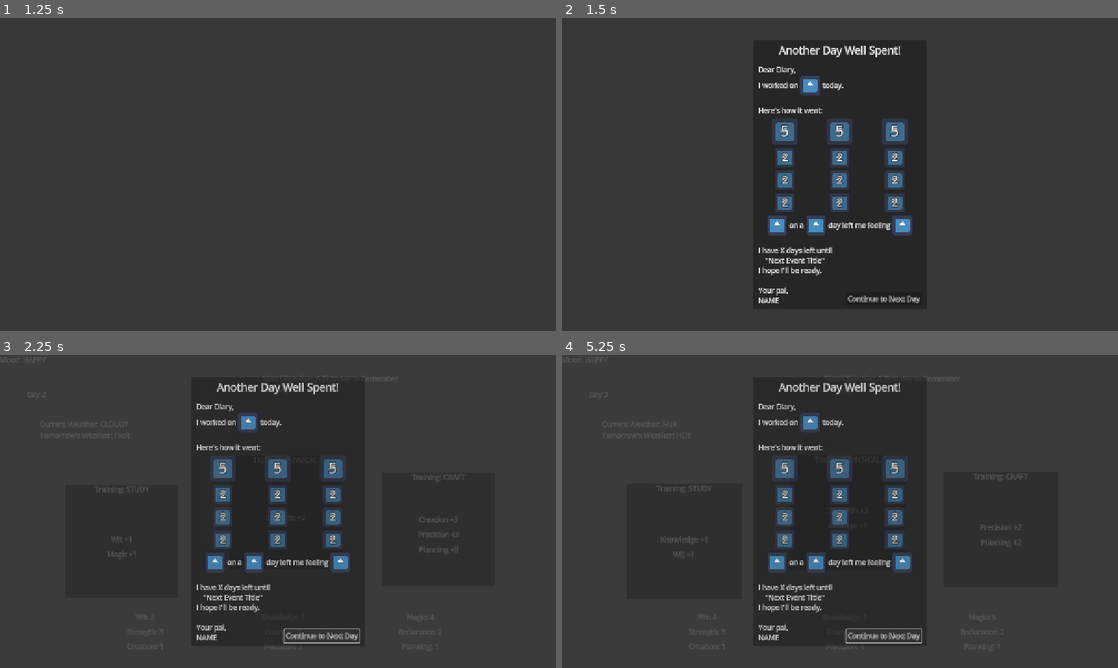
Above: before the commit, frames 1-4 (two rows, left to right).
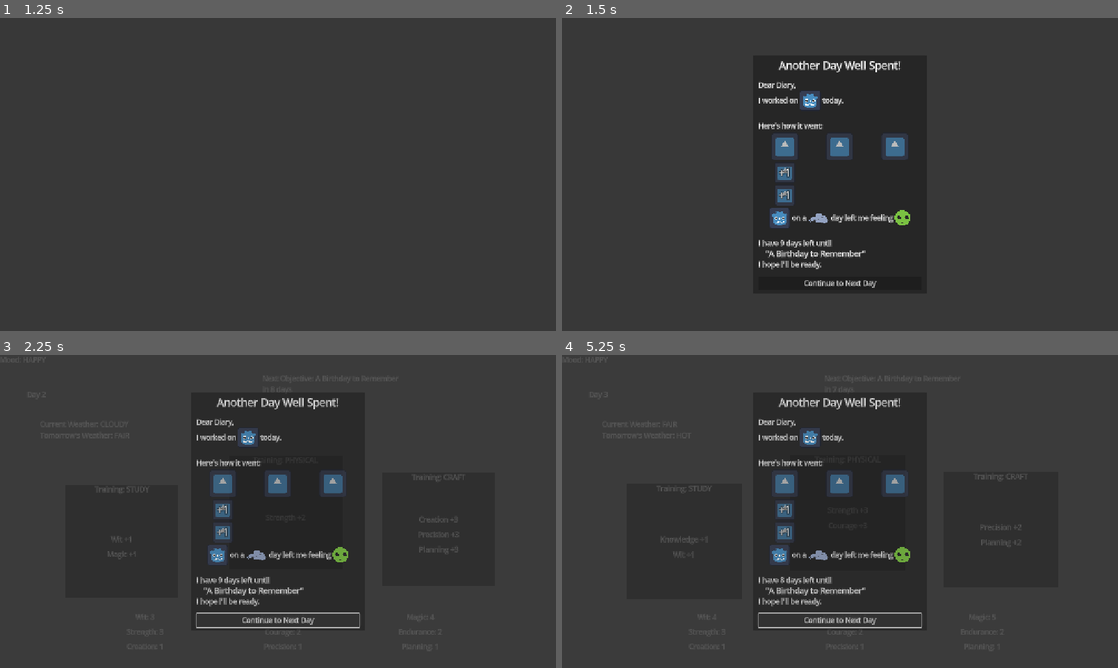
Above: after the commit, the same moments.

Repository: SamBumgardner/ld-58-game
Game: Godot game, scene res://src/gameplay/gameplay.tscn
The game is run twice, just before and just after one commit, with the same random seed, the same clock (stepped at 60 frames per second) and the same inputs. The engine's default icon, where the game draws it, is replaced by a stand-in: a white triangle on a blue panel in a dark square.
Inputs (mouse positions are in pixels of both pictures, inside the frame that each line leads up to):
- Up to frame 1 (1.25 s): click (122, 205) at 0.52 s
- Up to frame 2 (1.5 s): no input
- Up to frame 3 (2.25 s): click "Continue to Next Day" at 2 s
- Up to frame 4 (5.25 s): click "Continue to Next Day" at 2.75 s; click (684, 542) at 3.52 s; click "Continue to Next Day" at 5 s

Frame 1 is identical in both runs. In frame 2, 7.1% of the frame differs, in the area x 35-65%, y 8-92%; in frame 3, 7.1%; in frame 4, 7.1%.

Commit message:
Add: populate data in endDaySummary screen

Diff:
--- a/game/src/gameplay/gameplay.gd
+++ b/game/src/gameplay/gameplay.gd
@@ -47,8 +47,9 @@
 var lastOutcome: MajorOutcome;
 
 var receivedTransitionData: TransitionData;
-@export
-var isStartingScene: bool = false;
+@export var isStartingScene: bool = false;
+# skip end of day journal entry, could have other speed-up effects too.
+@export var turboMode: bool = false;
 
 
 #region scene transition
@@ -91,7 +92,8 @@
     var newStart: bool = transitionData.initialSetupData != null;
 
     # Initialize player with starting stats from transitionData
-    player.initalize(transitionData.playerData.job, transitionData.playerData.stats);
+    player.initalize(transitionData.playerData.job, transitionData.playerData.stats,
+        transitionData.playerData.character_name);
 
     if newStart:
         print_debug("determined that we're starting a fresh game");
@@ -123,7 +125,10 @@
     print_debug("activity confirmed");
     # starts fade-out, triggers next steps
     process_mode = Node.PROCESS_MODE_DISABLED;
-    $AnimationPlayer.play("end_of_day_fadeout");
+    if not turboMode:
+        $AnimationPlayer.play("end_of_day_fadeout");
+    else:
+        _applyResultsOfActivity();
 
 func _applyResultsOfActivity() -> void:
     print_debug("applying results of activity");
@@ -135,18 +140,23 @@
 
 func _onSetUpNewDay() -> void:
     print_debug("setting up new day");
+    var previousWeather: Weather.Types = dayManager.weather;
     if dayCount != 0: # don't want to these steps if we're starting a fresh play
         var newDay = nextDayGenerator.getNextDay(dayManager.weather, dayManager.forecast, selectedActivity);
         newDay = dayManager.applyNewDay(newDay);
+        endDaySummary.setValues(selectedActivity.statType, enhancedActivities[selectedActivityIndex].enhancedIncreases,
+            previousWeather, dayManager.mood, daysTillMajorEvent, nextMajorEvent.title, player.characterName);
 
     activityOptions = ActivityGenerator.generateActivities(dayManager.getCurrentDay(), player);
     enhancedActivities = _createActivityEnhancements(activityOptions, dayManager.getCurrentDay(), player)
     activitiesChanged.emit(enhancedActivities);
 
+    # load data onto endOfDay screen
+
     dayCount += 1;
     daysTillMajorEvent -= 1
 
-    if dayCount == 1:
+    if dayCount == 1 or turboMode:
         _onNewDayFadeIn();
 
 func _onNewDayFadeIn() -> void:
@@ -159,6 +169,7 @@
     else:
         process_mode = Node.PROCESS_MODE_INHERIT;
 
+# NOTE: Not currently in use
 func _onEventCompleted(_selectionIndex: int) -> void:
     print_debug("event is completed");
     # Apply results of event
--- a/game/src/gameplay/hud/end_day_summary.gd
+++ b/game/src/gameplay/hud/end_day_summary.gd
@@ -9,19 +9,16 @@
 Here's how it went:"
 
 # Activity Stat, Weather, New Mood, DaysRemaining, NextEventTitle, CharacterName
-const CONCLUSION = "[center][img=48]%s[/img] on a [img=48]%s[/img] day left me feeling [img=48]%s[/img][/center]
+const CONCLUSION = "[center][img=48]%s[/img] on a [img=48]%s[/img] day left me feeling [img=36]%s[/img][/center]
 
 I have %d days left until
-[indent]\"%s\"[/indent]
-I hope I'll be ready.
-
-Your pal,
-%s"
+[indent][font_size=18]\"%s\"[/font_size][/indent]
+I hope I'll be ready."
 
 @onready var preamble: RichTextLabel = $%Preamble;
 @onready var conclusion: RichTextLabel = $%Conclusion;
 @onready var statChangeDisplays: Array[Node] = $%StatChanges.get_children();
-@onready var closeButton: Button = $MarginContainer/Button
+@onready var closeButton: Button = $MarginContainer/VBoxContainer/Button
 
 func _ready():
     closeButton.pressed.connect(endOfDaySummaryClosed.emit);
@@ -35,9 +32,8 @@
         Weather.WeatherIconPaths[currentWeather],
         Mood.MoodIconPaths[nextMood],
         daysRemaining,
-        nextEventTitle,
-        playerName
+        nextEventTitle
     ]
 
     for statCategoryRequirement: StatCategoryRequirements in statChangeDisplays:
-        statCategoryRequirement.displayChanges(statChanges);
+        statCategoryRequirement.displayChanges(statChanges, true);
--- a/game/src/gameplay/hud/end_day_summary.tscn
+++ b/game/src/gameplay/hud/end_day_summary.tscn
@@ -54,27 +54,29 @@
 
 [node name="StatCategoryRequirements2" parent="MarginContainer/VBoxContainer/StatChanges" instance=ExtResource("1_4aoew")]
 layout_mode = 2
+statCategory = 1
 
 [node name="StatCategoryRequirements3" parent="MarginContainer/VBoxContainer/StatChanges" instance=ExtResource("1_4aoew")]
 layout_mode = 2
+statCategory = 2
 
 [node name="Conclusion" type="RichTextLabel" parent="MarginContainer/VBoxContainer"]
 unique_name_in_owner = true
 layout_mode = 2
 bbcode_enabled = true
-text = "[center][img=48]uid://b1mlvk6tg1i1x[/img] on a [img=48]uid://b1mlvk6tg1i1x[/img] day left me feeling [img=48]uid://b1mlvk6tg1i1x[/img][/center]
+text = "[center][img=48]uid://b1mlvk6tg1i1x[/img] on a [img=48]uid://b1mlvk6tg1i1x[/img] day left me feeling [img=36]uid://b1mlvk6tg1i1x[/img][/center]
 
 I have X days left until
 [indent]\"Next Event Title\"[/indent]
-I hope I'll be ready.
-
-Your pal,
-NAME"
+I hope I'll be ready."
 fit_content = true
 autowrap_mode = 0
 
-[node name="Button" type="Button" parent="MarginContainer"]
+[node name="MarginContainer2" type="MarginContainer" parent="MarginContainer/VBoxContainer"]
+custom_minimum_size = Vector2(0, 8)
 layout_mode = 2
-size_flags_horizontal = 8
+
+[node name="Button" type="Button" parent="MarginContainer/VBoxContainer"]
+layout_mode = 2
 size_flags_vertical = 8
 text = "Continue to Next Day"
--- a/game/src/gameplay/hud/events/event_outcome_display.tscn
+++ b/game/src/gameplay/hud/events/event_outcome_display.tscn
@@ -7,7 +7,7 @@
 
 [node name="EventOutcomeDisplay" type="PanelContainer"]
 custom_minimum_size = Vector2(797, 0)
-anchors_preset = -1
+anchors_preset = 8
 anchor_left = 0.5
 anchor_top = 0.5
 anchor_right = 0.5
--- a/game/src/gameplay/hud/events/stat_category_requirements.gd
+++ b/game/src/gameplay/hud/events/stat_category_requirements.gd
@@ -31,11 +31,11 @@
         else:
             minorStatIcons[i].hide();
 
-func displayChanges(statChanges: Array[StatIncrease]):
+func displayChanges(statChanges: Array[StatIncrease], majorAlwaysVisible: bool = false):
     # todo: set major stat icon
     var filteredMinorStatChanges := statChanges.filter(func(x): return x.statType == statCategory);
     majorStatThreshold.hide();
-    majorStatIcon.visible = not filteredMinorStatChanges.is_empty();
+    majorStatIcon.visible = not filteredMinorStatChanges.is_empty() or majorAlwaysVisible;
 
     for i in minorStatLabels.size():
         if i < filteredMinorStatChanges.size():
--- a/game/src/player/player.gd
+++ b/game/src/player/player.gd
@@ -4,11 +4,14 @@
 
 var job: Job.Types
 var stats: PlayerStats
+var characterName: String
 
-func initalize(_job: Job.Types = Job.Types.HERO, statsArray: Array[Array] = []):
+func initalize(_job: Job.Types = Job.Types.HERO, statsArray: Array[Array] = [],
+        _characterName: String = ""):
     job = _job;
     stats = PlayerStats.new(statsArray);
     statsUpdated.emit(stats);
+    characterName = _characterName;
 
 # get index of lowest stat
 func getWeakestStatIndexForType(statType: Stats.Types) -> Stats.Substats:
--- a/game/src/utility/transition_data.gd
+++ b/game/src/utility/transition_data.gd
@@ -10,6 +10,7 @@
 class PlayerData extends Resource:
     var job: Job.Types;
     var stats: Array[Array]
+    var character_name: String;
 
 class MetaProgressionData extends Resource:
     var tutorialComplete: bool = false
@@ -47,6 +48,7 @@
         [3, 2, 2],
         [1, 1, 1],
     ]);
+    default.playerData.character_name = "Wilfred";
 
     default.initialSetupData = InitialSetupData.new()
     var majorEvent: MajorEvent = load("res://assets/data/major_events/me_000_test.tres")
